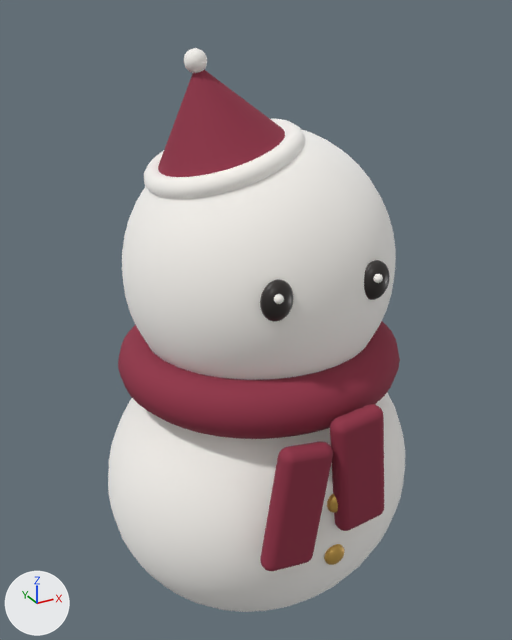
Two versions of the glTF model docs/assets/props/snowman.glb, one commit apart.
Camera for both pictures: a 50 mm camera at (-0.731, -1.311, 1.403) aimed at (-0.002, 0.015, 0.74). Lighting does not change. The marker at lower left points along +X, +Y and +Z. The older version comes first. Where no turn or scale is listed for an object, it has been applied to the vertices.
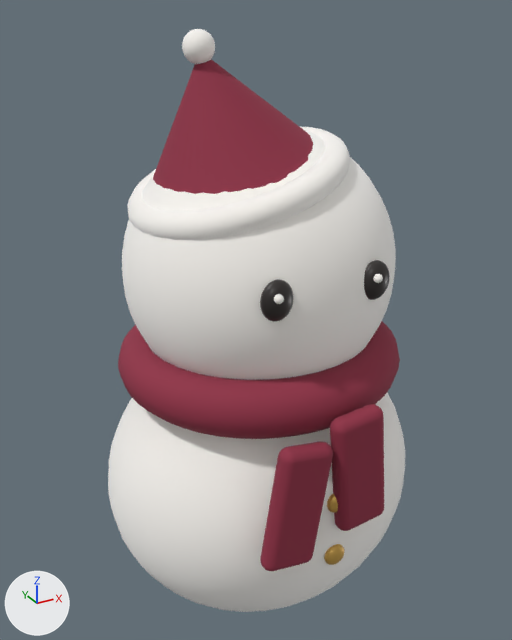
Commit message: Increase tilted snowman hat to seventy percent

ob_snowman_pointy_hat is not drawn itself; it is the parent of ob_mesh_11, ob_mesh_12, ob_mesh_13.

Changed parts and their boxes (x1, y1, x2, y2) in the pictures (512 x 640 px):
'Mesh_11', moved, rescaled
    before: (158, 70, 285, 177)
    after: (153, 60, 313, 194)
'Mesh_12', moved, rescaled (38% wider, 41% taller)
    before: (144, 119, 305, 199)
    after: (127, 127, 350, 240)
'Mesh_13', moved, rescaled (42% wider, 38% taller)
    before: (184, 48, 207, 73)
    after: (182, 29, 215, 64)

What changed in the scene script:
```text
Change ob_snowman_pointy_hat:
    ob_snowman_pointy_hat.location: (-0.085, 0.0, 1.125) -> (-0.055, 0.0, 1.075)
    ob_snowman_pointy_hat.scale: (0.5, 0.5, 0.5) -> (0.7, 0.7, 0.7)
```
